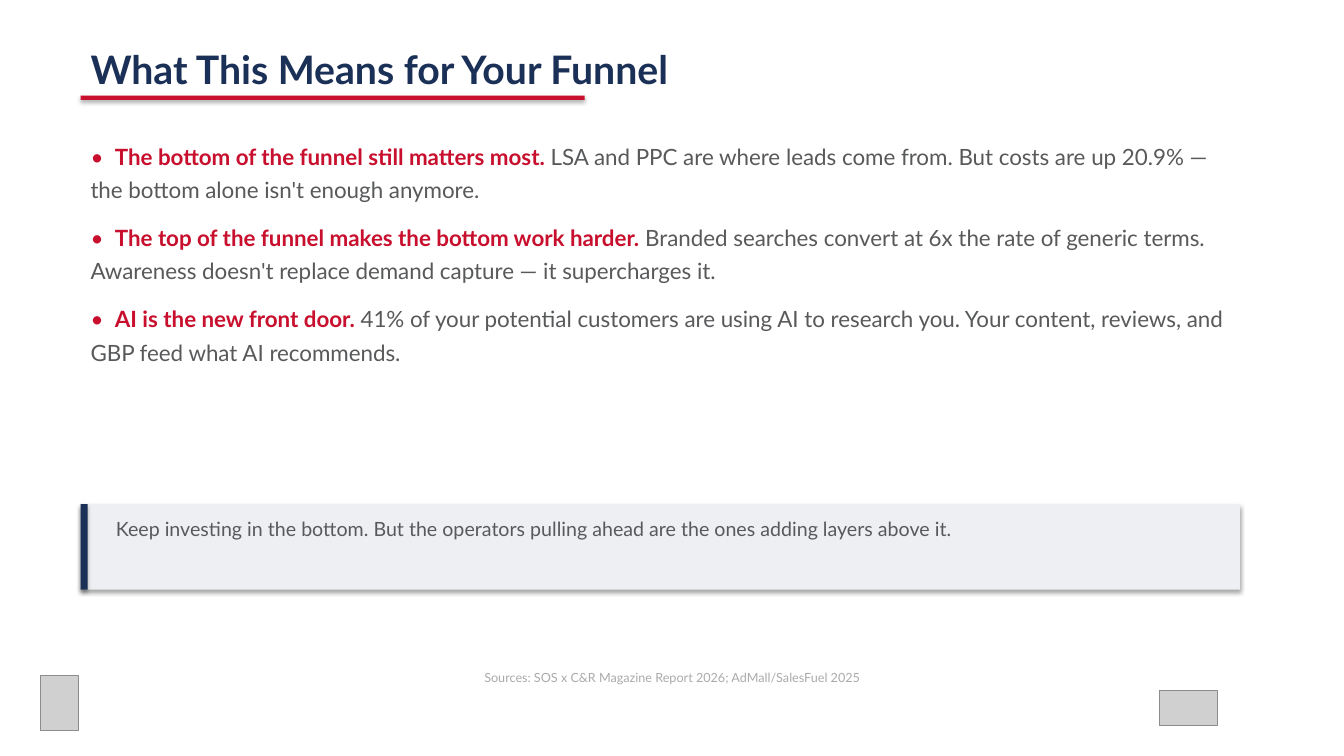
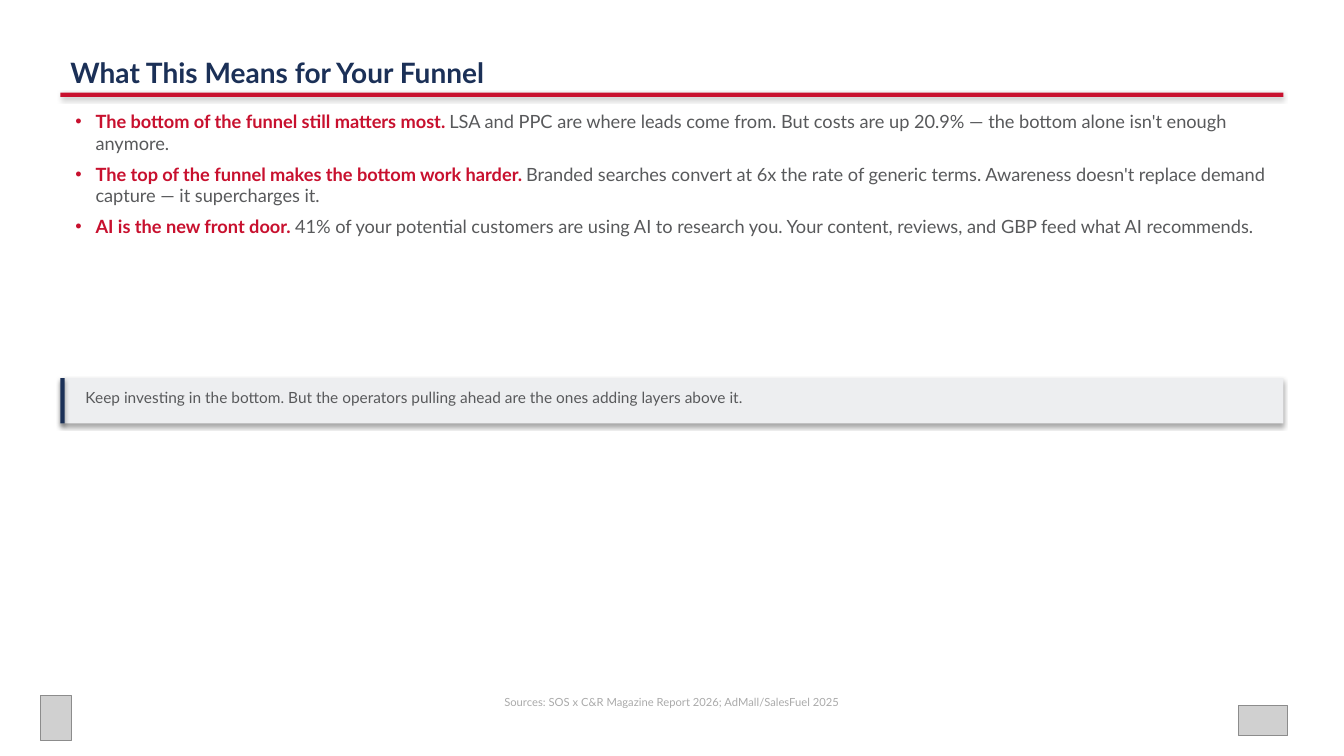
Before and after one commit to zach0589/rainbow-conference-2026, a slide deck: slide 8 of Rainbow_Conference_2026_Media_Mix.pptx. Drawn at 1344x756 pixels with LibreOffice and Linux fonts; fonts in the diff are those of the drawing; grey boxes stand for pictures. Boxes give left, top, right and bottom in pixels: in the first picture for what was removed or moved away, otherwise in the second. Text is boxed around its words. In the diff, an @@ line names an element or a change of style, - is before the commit and + after.

```diff
--- a/Rainbow_Conference_2026_Media_Mix.pptx
+++ b/Rainbow_Conference_2026_Media_Mix.pptx
@@ text "What This Means for Your ...": place and size @@
-text "What This Means for Your ..." at [91,55,668,85]
+text "What This Means for Your ..." at [70,62,484,84]
@@ text "What This Means for Your ..." at [70,62,484,84]: size 28 to 20 pt @@
@@ rectangle: place and size @@
-rectangle at [81,96,585,100]
+rectangle at [60,93,1284,97]
@@ text at [96,114,1265,237]: text changed; size 16 to 13 pt @@
-• The bottom of the funnel still matters most. LSA and PPC are where leads come from. But costs are up 20.9% — the bottom alone isn't enough anymore.
-• The top of the funnel makes the bottom work harder. Branded searches convert at 6x the rate of generic terms. Awareness doesn't replace demand capture — it supercharges it.
-• AI is the new front door. 41% of your potential customers are using AI to research you. Your content, reviews, and GBP feed what AI recommends.
+• The bottom of the funnel still matters most. LSA and PPC are where leads come from. But costs are up 20.9% — the bottom alone isn't enough anymore.
+• The top of the funnel makes the bottom work harder. Branded searches convert at 6x the rate of generic terms. Awareness doesn't replace demand capture — it supercharges it.
+• AI is the new front door. 41% of your potential customers are using AI to research you. Your content, reviews, and GBP feed what AI recommends.
@@ rectangle: place and size @@
-rectangle at [81,504,88,590]
+rectangle at [60,378,65,423]
@@ rectangle: place and size @@
-rectangle at [81,504,1240,590]
+rectangle at [60,378,1284,423]
@@ rectangle at [60,378,1284,423]: fill #EEEFF2 to #EDEEF0 @@
@@ text "Keep investing in the bottom. ...": place and size @@
-text "Keep investing in the bottom. ..." at [116,521,951,540]
+text "Keep investing in the bottom. ..." at [85,391,743,406]
@@ text "Keep investing in the bottom. ..." at [85,391,743,406]: size 14 to 11 pt @@
@@ text "Sources: SOS x C&R Magazine ...": place and size @@
-text "Sources: SOS x C&R Magazine ..." at [484,673,860,684]
+text "Sources: SOS x C&R Magazine ..." at [504,698,839,708]
@@ text "Sources: SOS x C&R Magazine ..." at [504,698,839,708]: size 9 to 8 pt @@
@@ picture: place and size @@
-picture at [40,676,79,731]
+picture at [40,696,72,741]
@@ picture: place and size @@
-picture at [1159,691,1218,726]
+picture at [1238,706,1288,736]
```
Also in this commit, not shown: 14 other slides changed, 1 other file.
